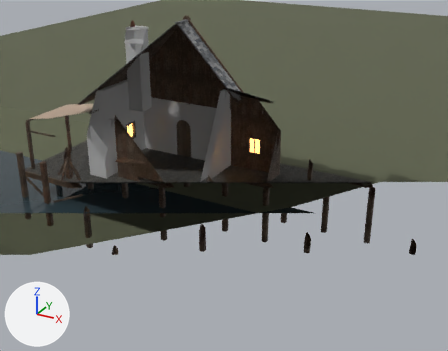
An edit to the Blender file GameClient/ArtSource/Silverbrook/FishermansWharf/SilverbrookFishermansWharf.blend, drawn before and after from the same camera.
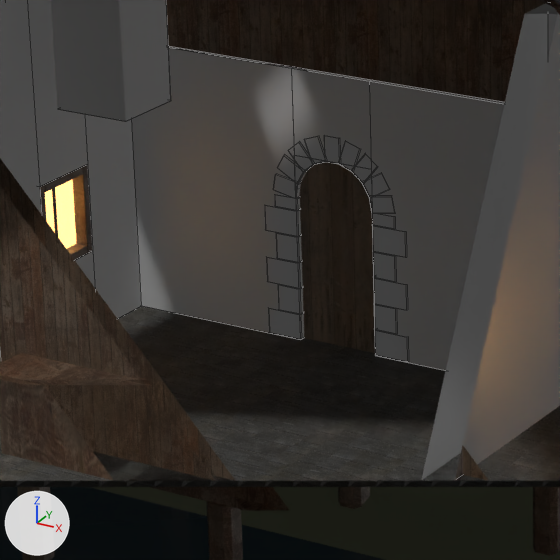
Old and new are each drawn from a 50 mm lens placed at (14.84, -25.85, 13.42), pointed at (-0.63, 2.28, -0.64) and again close up on the part from 26% to 51% of the width and 25% to 56% of the height. The axes (+X, +Y, +Z) are drawn at lower left. The lights are the same throughout. The first two pictures are the older version. The close-ups show mesh edges as thin lines. Everything nearer to the camera than a plane just in front of the edit is cut away.

Objects in the first close-up: 'Ground', 'SM_SBFishermansWharf_Boards', 'SM_SBFishermansWharf_Deck', 'SM_SBFishermansWharf_Details', 'SM_SBFishermansWharf_Details_Door1', 'SM_SBFishermansWharf_Masonry', 'SM_SBFishermansWharf_Timber', 'Water' and 1 more.
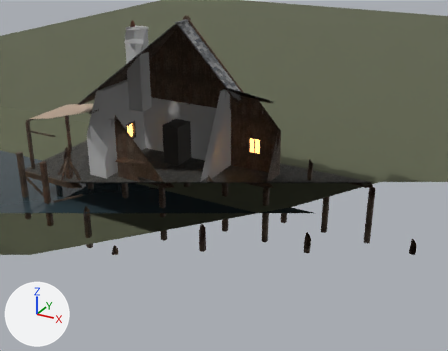
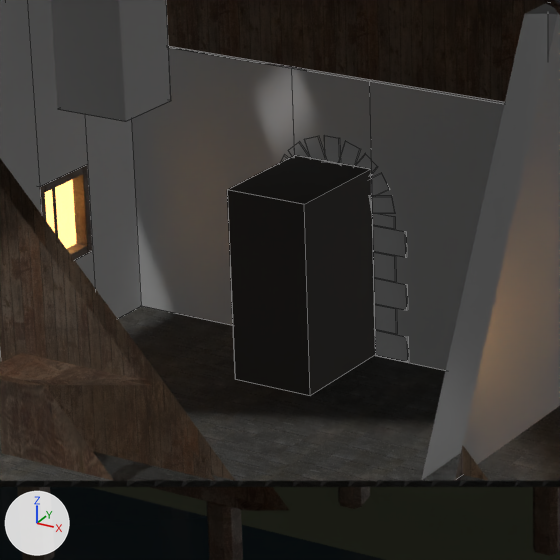
Diff of the bpy script that builds the scene:
```diff
--- a/GameClient/ArtSource/Silverbrook/FishermansWharf/SilverbrookFishermansWharf.blend.py
+++ b/GameClient/ArtSource/Silverbrook/FishermansWharf/SilverbrookFishermansWharf.blend.py
@@ mat_sb_entryroom @@
+mat_sb_entryroom = principled_material('SB_EntryRoom')
+mat_sb_entryroom.base_color = (0.05, 0.045, 0.04)  # dark grey #3f3c38
+mat_sb_entryroom.roughness = 0.95
@@ me_sm_sbfishermanswharf_entryrooms @@
+me_sm_sbfishermanswharf_entryrooms.from_pydata([(-2.81, 0.99, 0.0), (-3.79, 0.99, 0.0), (-3.79, 0.99, 2.2), (-2.81, 0.99, 2.2), (-2.81, 2.38, 0.0), (-2.81, 0.99, 0.0), (-2.81, 0.99, 2.2), (-2.81, 2.38, 2.2), (-3.79, 2.38, 2.2), (-3.79, 0.99, 2.2), (-3.79, 0.99, 0.0), (-3.79, 2.38, 0.0), (-2.81, 2.38, 0.0), (-3.79, 2.38, 0.0), (-3.79, 0.99, 0.0), (-2.81, 0.99, 0.0), (-2.81, 0.99, 2.2), (-3.79, 0.99, 2.2), (-3.79, 2.38, 2.2), (-2.81, 2.38, 2.2)], [], [(0, 1, 2, 3), (4, 5, 6, 7), (8, 9, 10, 11), (12, 13, 14, 15), (16, 17, 18, 19)])
+me_sm_sbfishermanswharf_entryrooms.materials.append(mat_sb_entryroom)  # dark grey #3f3c38
@@ ob_sm_sbfishermanswharf_entryrooms @@
+ob_sm_sbfishermanswharf_entryrooms = bpy.data.objects.new('SM_SBFishermansWharf_EntryRooms', me_sm_sbfishermanswharf_entryrooms)
+ob_sm_sbfishermanswharf_entryrooms.location = (0.0, 0.0, 0.0)
```

Changed parts and their boxes [x1, y1, x2, y2] in the close-ups (560 x 560 px):
'SM_SBFishermansWharf_EntryRooms', added: after [227, 155, 375, 396]
'SM_SBFishermansWharf_Details_Door1', unchanged, covered by the edit: before [299, 162, 375, 353]
